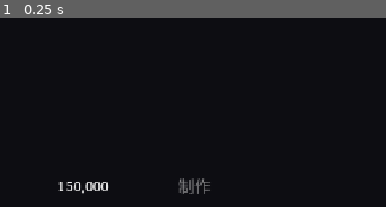
Above: before the commit, frame 1.
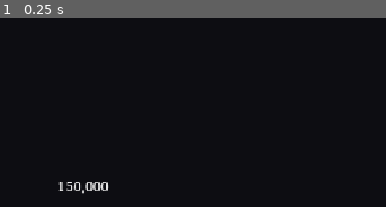
Above: after the commit, the same moment.

Repository: luiluu/PlayAgain-xiyou-godot
Game: Godot game, scene res://tests/xiyou_crafting.tscn
The game is run twice, just before and just after one commit, with the same random seed, the same clock (stepped at 60 frames per second) and the same inputs. This scene is started directly instead of the project's main scene.
Inputs:
- Up to frame 1 (0.25 s): no input
The pictures show only the part of the screen within x 50-100%, y 50-100%; the shares and areas given below are measured in that part.

The runs differ from the first frame. In frame 1, 0.3% of the frame differs, in the area x 46-55%, y 84-94%.
Error in both runs: Trying to return a value of type "Nil" from a function whose return type is "Dictionary". (res://modes/xiyou/core/xdb.gd:39)

Commit message:
制作页补确认数量的五个鼠标按钮，金币窗开着时确认窗内容按 MV 窗口层挖掉；系统页取证场景
成对截图查出：原版确认数量时显示 ButtonSet 五个 Sprite_Button（784,558 起），Godot 未做；
类别／列表页原版金币窗把确认窗挖掉，Godot 在金币窗上多画「制作」。xiyou_crafting 49/49。
新增 tests/xiyou_system_evidence（同态截图与窗口矩形，11 项）。

执行者: Claude（八戒）
核查: 待Codex

Co-Authored-By: Claude Opus 5.5 <noreply@anthropic.com>

Diff:
--- a/03_再刷重制_Godot/01_Godot工程/modes/xiyou/ui/crafting.gd
+++ b/03_再刷重制_Godot/01_Godot工程/modes/xiyou/ui/crafting.gd
@@ -12,7 +12,10 @@
 ##   做完弹窗确定后不再打开（原版如此）。
 ## - 类别等级窗 (0,656,640,64)：图标、等级、经验条（tp 色）与「经验/下一级」，满级（99）写 MAX LEVEL。
 ## - 结果弹窗：屏幕中线 y 328，「N x 名字 制作成功!」（全失败写 Crafting failed!），宽按文字；x 照原版算法（没扣内边距，略偏右）。
-## 未做：确认数量时鼠标用的 ButtonSet 五个按钮（−10／−1／+1／+10／确定），键盘与鼠标点窗口照常可用。
+## - 数量按钮（Scene_Crafting.createButtons／placeButtons）：ButtonSet 五个 Sprite_Button（−10／−1／+1／+10／确定），
+##   x 在详情窗内居中（间隔 16）、y = 确认窗 y − 行高×2.5；进确认时显示，弹窗确定或取消确认时藏（做完弹窗期间仍在）。
+##   松开时在同一按钮上才算点（Sprite_Button.processTouch），按住时用下一排（hot 帧）。确定键：弹窗时数量清回再关弹窗，确认时制作。
+## - MV WindowLayer 把后建的金币窗范围从确认窗里挖掉：金币窗开着时确认窗内容（「制作」等）看不见。
 
 signal closed
 
@@ -39,6 +42,9 @@
 const REQ_MATERIAL := "制作材料需求:"
 const COST_TEXT := "制作费用:"
 const CRAFT_TEXT := "制作"
+## ButtonSet.png 冷帧（y 0）；按下时 y 48。第 5 个宽 96
+const BUTTON_SRC := [Rect2(0, 0, 48, 48), Rect2(48, 0, 48, 48), Rect2(96, 0, 48, 48), Rect2(144, 0, 48, 48), Rect2(192, 0, 96, 48)]
+const BUTTON_STEPS := [-10, -1, 1, 10, 0]
 
 var mode := "category"        # category / list / confirm / popup
 var cat_index := 0
@@ -56,6 +62,10 @@
 var gold_win: XMVWindow
 var gauge_win: XMVWindow
 var popup_win: XMVWindow
+var buttons_visible := false
+var _button_down := -1
+var _buttons: Control
+var _gold_covering := true
 
 
 func _ready() -> void:
@@ -77,8 +87,21 @@
 	cat_win.canvas.blink = true
 	confirm_win.canvas.blink = true
 	popup_win.openness = 0
+	_buttons = Control.new()
+	_buttons.set_anchors_and_offsets_preset(Control.PRESET_FULL_RECT)
+	_buttons.mouse_filter = Control.MOUSE_FILTER_IGNORE
+	_buttons.draw.connect(_draw_buttons)
+	add_child(_buttons)
 	_reset_list()
 	_refresh()
+
+
+## 金币窗开合跨过 0 时重画确认窗（挖掉／露出）
+func _process(_delta: float) -> void:
+	var cover := gold_win.openness > 0
+	if cover != _gold_covering:
+		_gold_covering = cover
+		confirm_win.refresh()
 
 
 # ---- 数据 ----
@@ -222,6 +245,8 @@
 
 
 func _paint_confirm(c: XMVCanvas) -> void:
+	if gold_win.openness > 0:
+		return
 	if mode == "confirm":
 		c.cursor(Rect2(0, 0, c.size.x, LH), true)
 	paint_ops(c, confirm_ops())
@@ -262,6 +287,57 @@
 	list_win.down_arrow = top + LIST_ROWS < list.size()
 	for w in [help_win, cat_win, list_win, detail_win, confirm_win, gold_win, gauge_win, popup_win]:
 		w.refresh()
+	_buttons.queue_redraw()
+
+
+## placeButtons：五个按钮总宽 352（含间隔），在详情窗内居中；y 在确认窗上方 2.5 行
+static func button_rects() -> Array:
+	var total := -16.0
+	for b in BUTTON_SRC:
+		total += b.size.x + 16
+	var x := DETAIL_RECT.position.x + (DETAIL_RECT.size.x - total) / 2.0
+	var y := CONFIRM_RECT.position.y - LH * 2.5
+	var out := []
+	for b in BUTTON_SRC:
+		out.append(Rect2(x, y, b.size.x, b.size.y))
+		x += b.size.x + 16
+	return out
+
+
+func _draw_buttons() -> void:
+	if not buttons_visible:
+		return
+	var tex: Texture2D = XMessageBox._button_texture()
+	if tex == null:
+		return
+	var rects := button_rects()
+	for i in BUTTON_SRC.size():
+		var src: Rect2 = BUTTON_SRC[i]
+		if i == _button_down:
+			src.position.y += 48
+		_buttons.draw_texture_rect_region(tex, rects[i], src)
+
+
+func _button_at(p: Vector2) -> int:
+	if not buttons_visible:
+		return -1
+	var rects := button_rects()
+	for i in rects.size():
+		if rects[i].has_point(p):
+			return i
+	return -1
+
+
+## 按钮点击：前四个改确认窗数量（原版绑在确认窗上，弹窗时也能点），确定键见 onButtonOk
+func press_button(i: int) -> void:
+	if i < 4:
+		change_amount(BUTTON_STEPS[i])
+	elif mode == "popup":
+		amount = mini(1, XCrafting.amount_craftable(XState.current, current()))
+		_popup_ok()
+	elif mode == "confirm":
+		XSound.system(1)
+		craft()
 
 
 # ---- 操作 ----
@@ -343,6 +419,7 @@
 			mode = "confirm"
 			amount = 1
 			gold_win.close()
+			buttons_visible = true
 		"confirm":
 			XSound.system(1)
 			craft()
@@ -356,6 +433,7 @@
 ## popupOk：关弹窗回列表（金币窗不重开）
 func _popup_ok() -> void:
 	popup_win.close()
+	buttons_visible = false
 	mode = "list"
 	_refresh()
 
@@ -375,6 +453,7 @@
 			XSound.system(2)
 			mode = "list"
 			gold_win.open()
+			buttons_visible = false
 		"popup":
 			_popup_ok()
 			return
@@ -399,9 +478,20 @@
 
 
 func _gui_input(event: InputEvent) -> void:
+	if event is InputEventMouseButton and event.button_index == MOUSE_BUTTON_LEFT and _button_down >= 0 and not event.pressed:
+		var i := _button_down
+		_button_down = -1
+		_buttons.queue_redraw()
+		if _button_at(event.position) == i:
+			press_button(i)
+		return
 	if not (event is InputEventMouseButton and event.pressed):
 		return
 	var p: Vector2 = event.position
+	if event.button_index == MOUSE_BUTTON_LEFT and _button_at(p) >= 0:
+		_button_down = _button_at(p)
+		_buttons.queue_redraw()
+		return
 	match event.button_index:
 		MOUSE_BUTTON_RIGHT:
 			cancel()
--- a/03_再刷重制_Godot/01_Godot工程/tests/fixtures/crafting_oracle.json
+++ b/03_再刷重制_Godot/01_Godot工程/tests/fixtures/crafting_oracle.json
@@ -1 +1 @@
-{"geo":{"help":[0,0,1280,100],"cat":[0,100,1280,64],"list":[ …(19231 unchanged characters)…  1 做 3 件的流程与前后数量、经验、弹窗。八戒_55 2026-10-23。"}
+{"geo":{"help":[0,0,1280,100],"cat":[0,100,1280,64],"list":[ …(19231 unchanged characters)…  1 做 3 件的流程与前后数量、经验、弹窗。八戒_55 2026-10-23。 buttons：确认数量时 5 个 ButtonSet 按钮（Sprite_Button）的矩形，确认与做完弹窗期间可见、列表时隐藏（八戒_63 2026-10-24 用 ui_reference/review_system_pages 无头重放取得）。","buttons":[[784,558,48,48],[848,558,48,48],[912,558,48,48],[976,558,48,48],[1040,558,96,48]]}
--- a/03_再刷重制_Godot/01_Godot工程/tests/xiyou_crafting.gd
+++ b/03_再刷重制_Godot/01_Godot工程/tests/xiyou_crafting.gd
@@ -2,7 +2,7 @@
 ## 制作（XCrafting／XCraftingScene）：对照冻结 v0.28 浏览器参照 tests/fixtures/crafting_oracle.json
 ## （新局 1/8/9/10，学会 setup.learn 的配方，配方 1 的材料各 ×3、配方 2 的第一种材料 ×1，金币 150000，打造经验 30）：
 ## 配方数据（458 条）、窗口几何、类别窗、四个类别的列表／每条配方的详情／确认窗／类别等级窗、金币窗逐条绘制（文字、字号、颜色、不透明度相等，坐标差 ≤ POS_TOL），
-## 再走一遍配方 1 做 3 件（扣材料、得 3 件独立武器、加工经验 +30、弹窗文字与位置、做完后的列表与详情、弹窗确定后回列表），
+## 再走一遍配方 1 做 3 件（数量按钮矩形与点按、扣材料、得 3 件独立武器、加工经验 +30、弹窗文字与位置、做完后的列表与详情、弹窗确定后回列表），
 ## 插件指令 crafting learn／forget（解释器）、存读档与主菜单入口。
 
 const FIXTURE := "res://tests/fixtures/crafting_oracle.json"
@@ -131,7 +131,7 @@
 		and rect.call(page.list_win) == geo.list.map(func(x): return float(x)) and rect.call(page.detail_win) == geo.detail.map(func(x): return float(x))
 		and rect.call(page.confirm_win) == geo.confirm.map(func(x): return float(x)) and rect.call(page.gold_win) == geo.gold.map(func(x): return float(x))
 		and rect.call(page.gauge_win) == geo.gauge.map(func(x): return float(x)), [rect.call(page.cat_win), rect.call(page.gold_win)])
-	check("start_category", page.mode == "category" and page.cat_index == 0 and page.index == -1)
+	check("start_category", page.mode == "category" and page.cat_index == 0 and page.index == -1 and not page.buttons_visible)
 	cmp("category_ops", XCraftingScene.category_ops(), ref.catOps)
 	var gold := [XCraftingScene._t(XMenu._group(s.gold), 6, 0, 164, XUI.TEXT, "right", 255, 20), ["i", XCraftingScene.GOLD_ICON, 174, 2, 255]]
 	cmp("gold_ops", gold, ref.goldOps.map(func(o): return o if o[0] == "t" else o))
@@ -190,6 +190,26 @@
 	for i in 3:
 		page._side(1)
 	check("amount_3", page.amount == int(f.amount))
+	# 数量按钮（ButtonSet 五个，八戒_63 补）：矩形对原版重放读数；松开在同一按钮上才算点
+	check("buttons_rects", page.buttons_visible and XCraftingScene.button_rects().map(func(r: Rect2): return [r.position.x, r.position.y, r.size.x, r.size.y])
+		== ref.buttons.map(func(r): return r.map(func(x): return float(x))), XCraftingScene.button_rects())
+	page.press_button(0)
+	check("button_minus10", page.amount == 1, page.amount)
+	page.press_button(3)
+	check("button_plus10", page.amount == 3, page.amount)
+	var b1: Rect2 = XCraftingScene.button_rects()[1]
+	var ev := InputEventMouseButton.new()
+	ev.button_index = MOUSE_BUTTON_LEFT
+	ev.position = b1.get_center()
+	ev.pressed = true
+	page._gui_input(ev)
+	var held := page.amount == 3 and page._button_down == 1
+	ev = ev.duplicate()
+	ev.pressed = false
+	page._gui_input(ev)
+	check("button_release_minus1", held and page.amount == 2 and page._button_down == -1, page.amount)
+	page.press_button(2)
+	check("button_plus1", page.amount == 3, page.amount)
 	cmp("confirm_x3", page.confirm_ops(), f.confOps)
 	await frames(10)
 	await shot("craft_3_confirm_x3")
@@ -198,6 +218,7 @@
 		and s.crafting.exp == f.after.exp.map(func(x): return int(x)) and s.crafting.level == f.after.lv.map(func(x): return int(x)),
 		[s.gear_count("weapon", 393), s.gear_count("weapon", 392), s.item_count(47), s.crafting.exp])
 	var pr: Array = f.popup[0]
+	check("buttons_stay_in_popup", page.buttons_visible)
 	check("popup", page.mode == "popup" and page.popup_text == str(f.popup[3][0][1]) and page.popup_icon == int(f.popup[3][1][1])
 		and absf(page.popup_win.position.x - float(pr[0])) < 1.0 and page.popup_win.position.y == float(pr[1])
 		and absf(page.popup_win.size.x - float(pr[2])) < 1.0, [page.popup_text, page.popup_win.position, page.popup_win.size])
@@ -210,7 +231,8 @@
 	cmp("detail_after", XCraftingScene.detail_ops(s, page.current()), f.detailAfter)
 	page.ok()
 	await frames(12)
-	check("after_popup", page.mode == "list" and page.popup_win.openness < 255 and page.gold_win.openness < 255, [page.mode, page.gold_win.openness])
+	check("after_popup", page.mode == "list" and page.popup_win.openness < 255 and page.gold_win.openness < 255 and not page.buttons_visible,
+		[page.mode, page.gold_win.openness, page.buttons_visible])
 	page.ok()
 	check("not_craftable_buzz", page.mode == "list")
 
--- /dev/null
+++ b/03_再刷重制_Godot/01_Godot工程/tests/xiyou_system_evidence.gd
@@ -0,0 +1,220 @@
+extends Node
+## 系统页成对截图（八戒_63）：与 03_转换工具/ui_reference/review_system_pages.js 的原版重放取同一状态，存 <名>.png 与窗口矩形 <名>.json。
+## 制作／宠物菜单／异化工坊的同态截图由各自专项（--out）产出；这里补它们没有截图点的状态：
+## 制作类别页、法宝等级字三处（商店买入、装备槽、物品详情）、宠物底部指令、喂养、合成、种族祝福 default-first 路线前五页。
+## 无 --out（或 headless）时只走状态断言，不写文件。
+
+const CRAFT := "res://tests/fixtures/crafting_oracle.json"
+const PETS := "res://tests/fixtures/pet_oracle.json"
+const SYNTH := "res://tests/fixtures/pet_synth_oracle.json"
+
+var results := []
+var out_dir := ""
+
+
+func _ready() -> void:
+	for arg in OS.get_cmdline_user_args():
+		if arg.begins_with("--out="):
+			out_dir = arg.substr(6)
+	_run.call_deferred()
+
+
+func check(name: String, ok: bool, detail = null) -> bool:
+	results.append({"name": name, "passed": ok})
+	if not ok:
+		print("FAIL ", name, " ", JSON.stringify(detail).left(3000))
+	return ok
+
+
+func frames(n := 2) -> void:
+	for i in range(n):
+		await get_tree().process_frame
+
+
+static func rect(w: Control) -> Array:
+	return [w.position.x, w.position.y, w.size.x, w.size.y]
+
+
+## 截图与读数：wins 为 {名: 窗口}，记矩形、可见与开合
+func shot(name: String, wins: Dictionary, extra := {}) -> void:
+	await frames(12)
+	if out_dir == "" or DisplayServer.get_name() == "headless":
+		return
+	var data := {"shot": name, "windows": {}, "extra": extra}
+	for k in wins:
+		var w: Control = wins[k]
+		data.windows[k] = {"rect": rect(w), "visible": w.is_visible_in_tree(),
+			"openness": w.openness if "openness" in w else null}
+	await RenderingServer.frame_post_draw
+	get_viewport().get_texture().get_image().save_png(out_dir.path_join(name + ".png"))
+	var f := FileAccess.open(out_dir.path_join(name + ".json"), FileAccess.WRITE)
+	f.store_string(JSON.stringify(data, "  "))
+
+
+func _run() -> void:
+	await _crafting()
+	await _magic_level()
+	await _pets()
+	await _pet_synth()
+	await _race()
+	for pl in XSound._players:
+		if is_instance_valid(pl):
+			pl.stop()
+			pl.stream = null
+	await get_tree().create_timer(0.3, true, false, true).timeout
+	var passed := results.filter(func(x): return x.passed).size()
+	print("TEST_RESULT=" + JSON.stringify({"passed": passed, "total": results.size()}))
+	get_tree().quit.call_deferred(0 if passed == results.size() else 1)
+
+
+func _party(ids: Array) -> XState:
+	var s := XState.new_game_blank()
+	s.party.clear()
+	for id in ids:
+		s.add_actor(int(id))
+	XState.current = s
+	return s
+
+
+## 制作类别页：与 xiyou_crafting 同一 setup
+func _crafting() -> void:
+	var ref = JSON.parse_string(FileAccess.get_file_as_string(CRAFT))
+	var s := _party(ref.setup.party)
+	for id in ref.setup.learn:
+		XCrafting.learn(s, int(id))
+	s.gold = int(ref.setup.gold)
+	s.crafting.exp = ref.setup.craftExp.map(func(x): return int(x))
+	var page := XCraftingScene.new()
+	add_child(page)
+	await frames()
+	check("craft_category_mode", page.mode == "category" and page.index == -1)
+	await shot("craft_0_category", {"help": page.help_win, "cat": page.cat_win, "list": page.list_win, "detail": page.detail_win,
+		"confirm": page.confirm_win, "gold": page.gold_win, "gauge": page.gauge_win})
+	page.queue_free()
+	await frames()
+
+
+## 法宝等级字：与 xiyou_magic_level 同一夹具，取整页
+func _magic_level() -> void:
+	var s := _party([1, 8, 9, 10])
+	var shop := XShop.new()
+	shop.setup([[2, 13, 0, 0], [1, 73, 0, 0], [2, 52, 0, 0]], false)
+	add_child(shop)
+	await frames()
+	shop._mode = "buy"
+	shop._buy_index = 0
+	shop._refresh()
+	check("magic_shop_mode", shop._mode == "buy")
+	await shot("magic_shop_buy", {"cmd": shop.cmd_win, "info": shop.info_win, "list": shop.list_win, "status": shop.status_win, "gold": shop.gold_win})
+	shop.queue_free()
+	await frames()
+	var a := s.actor(1)
+	var inst := XGear.create("armor", 13, s)
+	s.register_gear(inst)
+	a.equips[12] = inst
+	var eq := XEquipScene.new()
+	add_child(eq)
+	await frames()
+	eq._ok()
+	eq._slot = 12
+	eq._refresh()
+	check("magic_equip_slot", eq._mode == "slot" and eq._slot_item() == inst, [eq._mode])
+	await shot("magic_equip_slot", {"cmd": eq.cmd_win, "status": eq.status_win, "list": eq.list_win, "lower": eq.lower_win})
+	eq.queue_free()
+	await frames()
+	a.equips[12] = {}
+	s.gear.append(inst)
+	var page := XItemScene.new()
+	add_child(page)
+	await frames()
+	page._cat = 3
+	page._refresh()
+	page._ok()
+	var names: Array = page.entries().map(func(e): return str(e.rec.get("name", "")))
+	page._index = maxi(0, names.find("大罗剑胎"))
+	page._refresh()
+	check("magic_item_info", page._mode == "list" and str(page._current().get("name", "")) == "大罗剑胎", [page._mode, names])
+	await shot("magic_item_info", {"cat": page.cat_win, "status": page.status_win, "list": page.list_win, "info": page.info_win})
+	page.queue_free()
+	await frames()
+
+
+static func _pet_from(p: Dictionary) -> Dictionary:
+	var lv := {}
+	for k in p.lvSkills:
+		lv[str(k)] = int(p.lvSkills[k])
+	return {"enemy": int(p.id), "elite": bool(p.elite), "letter": "", "push": p.paramPush.map(func(v): return float(str(v))),
+		"skills": p.skills.map(func(v): return int(v)), "lv_skills": lv, "exp": int(p.exp), "ls": int(p.ls[0]), "ls_max": int(p.ls[1])}
+
+
+func _pet_wins(page: XPetScene) -> Dictionary:
+	return {"index": page.index_win, "status": page.status_win, "skill": page.skill_win, "bottom": page.bottom_win,
+		"team": page.team_win, "feed": page.feed_win, "syn": page.syn_win, "help": page.help_card}
+
+
+## 宠物底部指令（xiyou_pets 截了目录与技能，这里补底部指令打开）
+func _pets() -> void:
+	var ref = JSON.parse_string(FileAccess.get_file_as_string(PETS))
+	var s := _party([1, 8, 9, 10])
+	s.pets.list = ref.pets.map(func(p): return _pet_from(p))
+	var page := XPetScene.new()
+	add_child(page)
+	await frames()
+	page.select(1)
+	page.ok()
+	check("pet_bottom_mode", page.mode == "bottom")
+	await shot("pet_bottom", _pet_wins(page))
+	page.queue_free()
+	await frames()
+
+
+## 喂养（第 3 只）、合成（第 1 只）：与 xiyou_pet_synth 同一 setup
+func _pet_synth() -> void:
+	var ref = JSON.parse_string(FileAccess.get_file_as_string(SYNTH))
+	var s := _party([1, 8, 9, 10])
+	s.pets.list = ref.pets.map(func(p): return _pet_from(p))
+	s.gain_item(426, 3)
+	s.gain_item(428, 1)
+	var page := XPetScene.new()
+	add_child(page)
+	await frames()
+	page.select(2)
+	page.ok()
+	page.cmd = 6
+	page.ok()
+	check("pet_feed_mode", page.mode == "feed", page.mode)
+	await shot("pet_feed", _pet_wins(page))
+	page.cancel()
+	await frames()
+	page.cancel()
+	await frames()
+	page.select(0)
+	page.ok()
+	page.cmd = 5
+	page.ok()
+	check("pet_synth_mode", page.mode == "syn", page.mode)
+	await shot("pet_synth", _pet_wins(page))
+	page.queue_free()
+	await frames()
+
+
+## 种族祝福 default-first 路线：默认页 → 选人族的确认页 → 队员页 → 角色页 → 换族页（队伍 1/8/9、清空背包，同 race_menu 探针）
+func _race() -> void:
+	var s := _party([1, 8, 9])
+	s.items = {}
+	var menu := XRaceMenu.new()
+	add_child(menu)
+	await frames()
+	var wins := func() -> Dictionary: return {"choice": menu.choice.win}
+	var info := func() -> Dictionary: return {"rows": menu.choice.rows.map(func(r): return [str(r.label), r.get("enabled", true) != false]), "info": menu.choice.info}
+	await shot("race_1_default", wins.call(), info.call())
+	for step in [["人族", "race_2_confirm"], ["确定开局默认", "race_3_members"], ["@0", "race_4_actor"], ["调整种族", "race_5_change"]]:
+		var label: String = step[0]
+		var i := int(label.substr(1)) if label.begins_with("@") else menu.choice.rows.find_custom(func(r): return str(r.label) == label)
+		if not check("race_row_" + label, i >= 0, menu.choice.rows.map(func(r): return r.label)):
+			break
+		menu.choice.index = i
+		menu.choice.ok()
+		await shot(step[1], wins.call(), info.call())
+	menu.queue_free()
+	await frames()
--- /dev/null
+++ b/03_再刷重制_Godot/01_Godot工程/tests/xiyou_system_evidence.tscn
@@ -0,0 +1,6 @@
+[gd_scene load_steps=2 format=3]
+
+[ext_resource type="Script" path="res://tests/xiyou_system_evidence.gd" id="1"]
+
+[node name="XiyouSystemEvidence" type="Node"]
+script = ExtResource("1")
